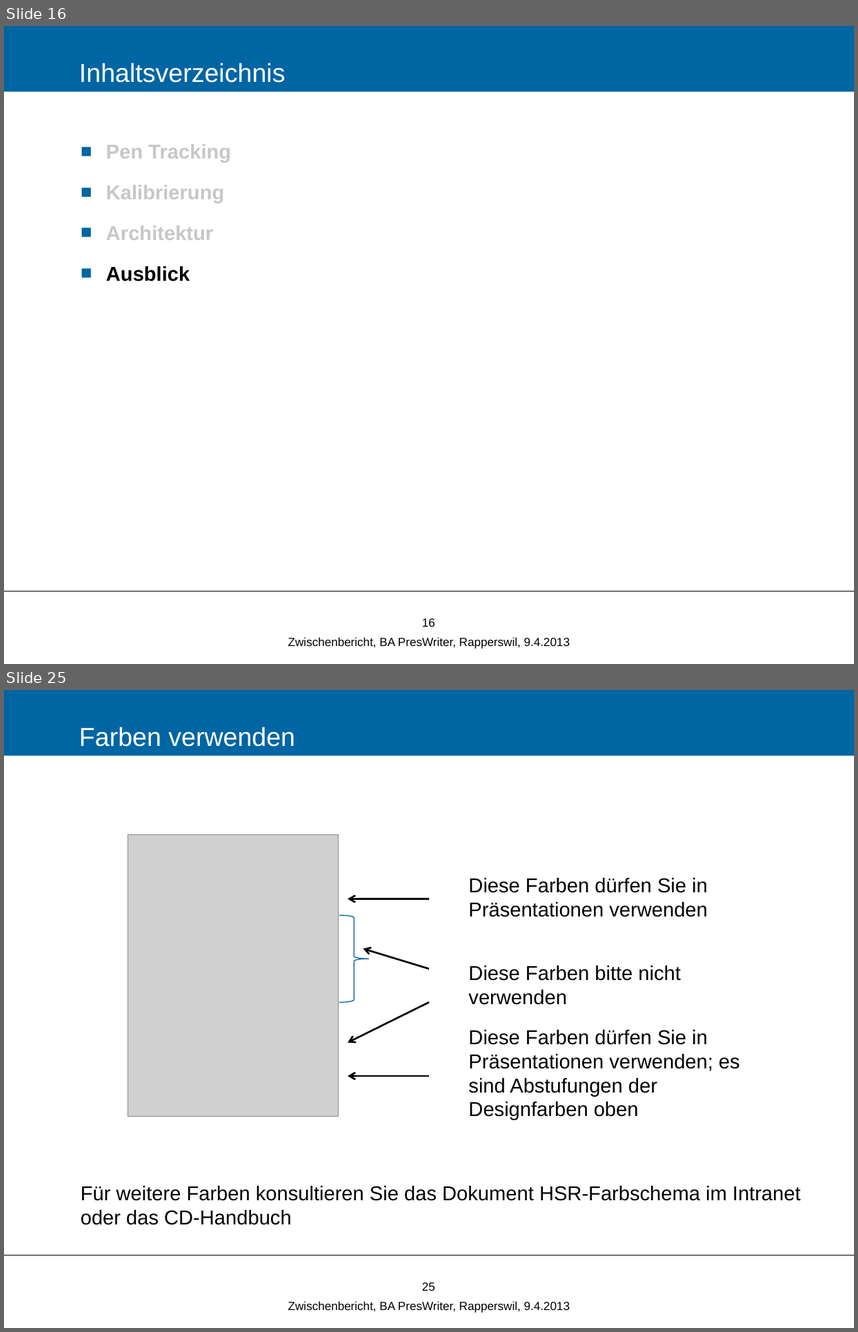
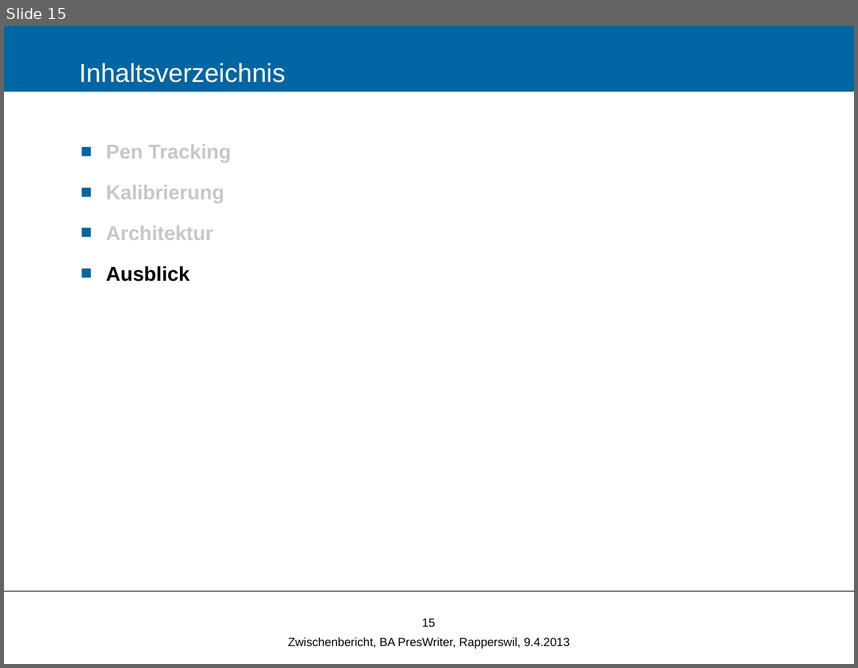
Before and after one commit to Zyklop/Magic-Whiteboard, a slide deck: Doc/Zwischenbericht.pptx. Shown one above the other, each under a label of ours: slides 16 and 25 before the commit, slide 15 after it; the slides between them are not shown. The pictures are 858x1332 and 858x668 pixels, drawn with LibreOffice and Linux fonts; fonts in the diff are those of the drawing; grey boxes stand for pictures; background and template pictures are left out. Boxes give left, top, right and bottom in pixels: in the first picture for what was removed or moved away, otherwise in the second. Text is boxed around its words. In the diff, an @@ line names an element or a change of style, - is before the commit and + after.

```diff
--- a/Doc/Zwischenbericht.pptx
+++ b/Doc/Zwischenbericht.pptx
@@ slide 25 removed at (4, 690, 854, 1328), background #FFFFFF; not listed: 1 template element that a slide beside it also shows @@
@@ title removed at (4, 690, 854, 756) @@
-Farben verwenden
@@ picture removed at (128, 834, 339, 1116) @@
@@ text removed at (468, 878, 740, 1120) @@
-Diese Farben dürfen Sie in Präsentationen verwenden
-Diese Farben bitte nicht verwenden
-Diese Farben dürfen Sie in Präsentationen verwenden; es sind Abstufungen der Designfarben oben
@@ right brace removed at (339, 915, 369, 1002) @@
@@ arrow removed from (429, 899) to (348, 899) @@
@@ arrow removed from (429, 969) to (363, 949) @@
@@ arrow removed from (429, 1002) to (348, 1042) @@
@@ arrow removed from (429, 1076) to (348, 1076) @@
@@ text removed at (81, 1185, 801, 1225) @@
-Für weitere Farben konsultieren Sie das Dokument HSR-Farbschema im Intranet oder das CD-Handbuch
@@ page number removed at (422, 1282, 435, 1290) @@
-25
@@ text removed at (288, 1301, 570, 1312) @@
-Zwischenbericht, BA PresWriter, Rapperswil, 9.4.2013
@@ what was slide 16 is now slide 15 @@
@@ page number at (422, 618, 435, 626): text changed @@
-16
+15
```
Also in this commit, not shown: 4 slides changed, 7 other slides removed, 3 other files.
